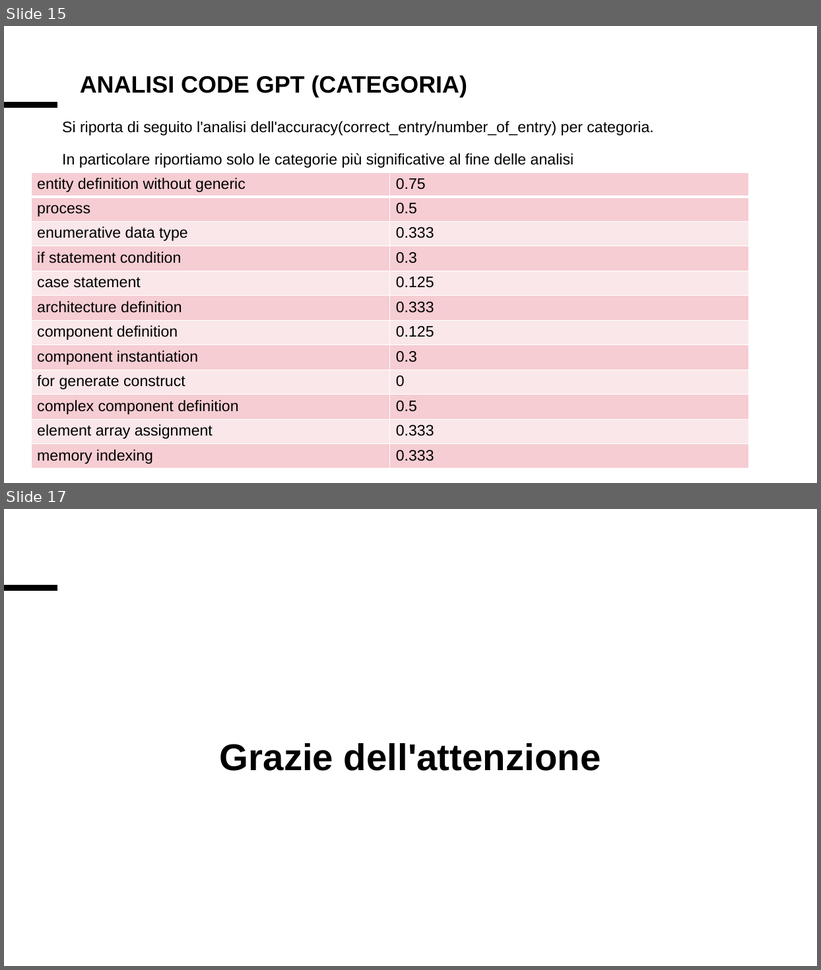
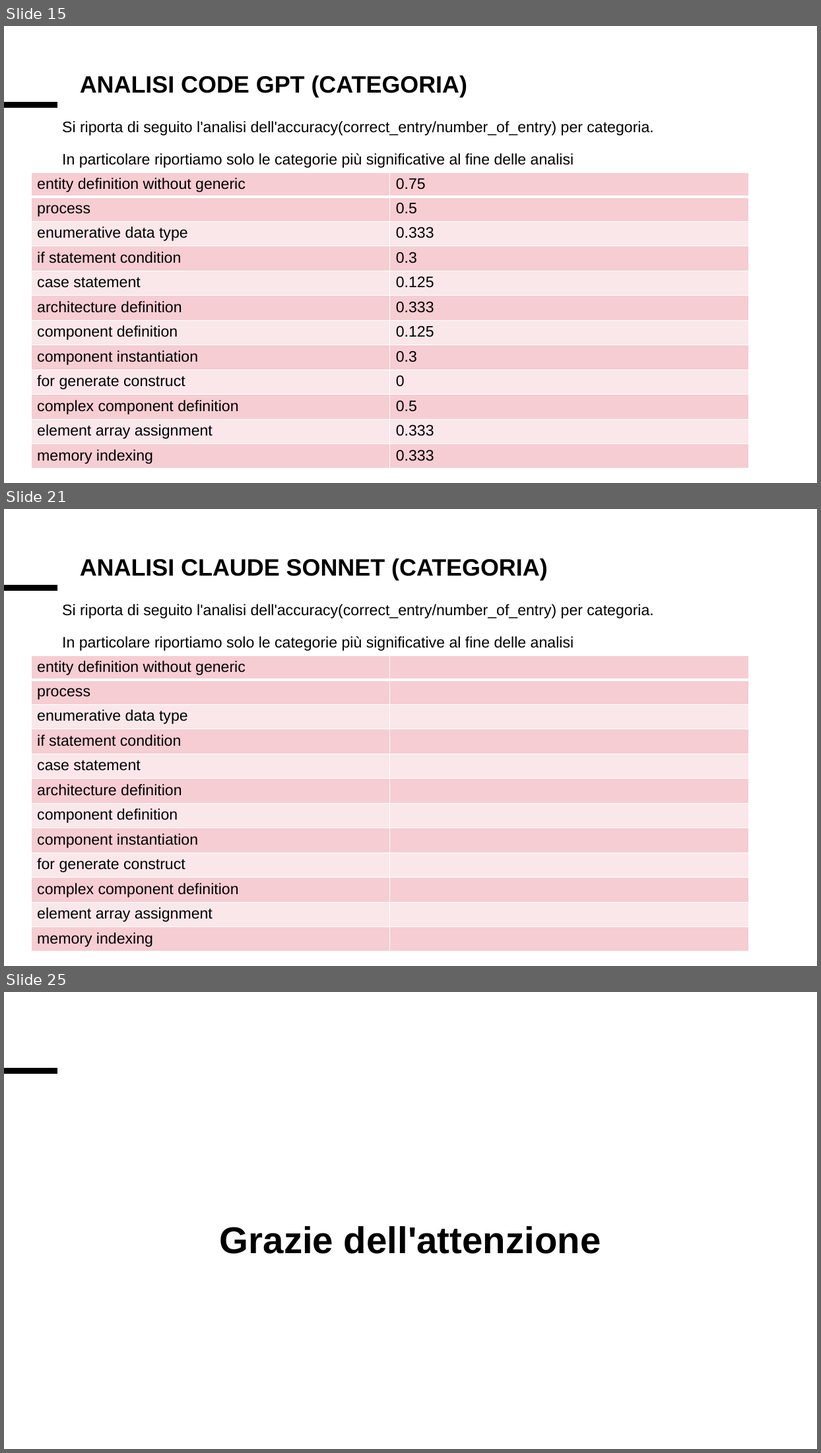
Before and after one commit to Simpronic/Tesi_Generatore_VHDL, a slide deck: altro/Presentazione_risultati.pptx. Shown one above the other, each under a label of ours: slides 15 and 17 before the commit, slides 15, 21 and 25 after it; the slides between them are not shown. The pictures are 821x970 and 821x1453 pixels, drawn with LibreOffice and Linux fonts; fonts in the diff are those of the drawing. Boxes give left, top, right and bottom in pixels: in the first picture for what was removed or moved away, otherwise in the second. Text is boxed around its words. In the diff, an @@ line names an element or a change of style, - is before the commit and + after.

Commit message:
Aggiunta analisi common failure per categoria, modificata la struttura principale per renderla più configurabile

```diff
--- a/altro/Presentazione_risultati.pptx
+++ b/altro/Presentazione_risultati.pptx
@@ slide 21 added at bbox=[4, 509, 817, 966], background #FFFFFF @@
@@ title added at bbox=[80, 559, 548, 580], 28 pt, text #000000, bold @@
+ANALISI CLAUDE SONNET (CATEGORIA)
@@ line added from (4, 588) to (57, 588), #000000 6.75 pt @@
@@ line added from (4, 588) to (57, 588), #000000 6.75 pt @@
@@ text added at bbox=[62, 604, 653, 651], 18 pt, text #000000 @@
+Si riporta di seguito l'analisi dell'accuracy(correct_entry/number_of_entry) per categoria.
+In particolare riportiamo solo le categorie più significative al fine delle analisi
@@ table added at bbox=[31, 656, 748, 953], 12 rows, 2 columns @@
+entity definition without generic | 
+process | 
+enumerative data type | 
+if statement condition | 
+case statement | 
+architecture definition | 
+component definition | 
+component instantiation | 
+for generate construct | 
+complex component definition | 
+element array assignment | 
+memory indexing | 
@@ what was slide 17 is now slide 25 @@
```
Also in this commit, not shown: 2 slides changed, 7 other slides added, 4 other files.
